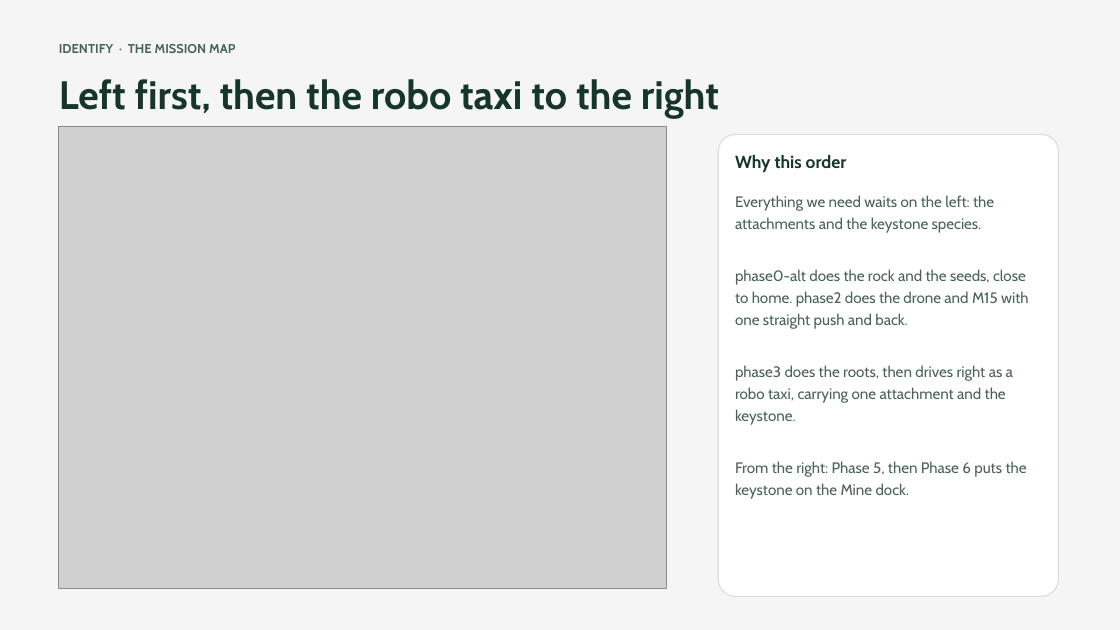
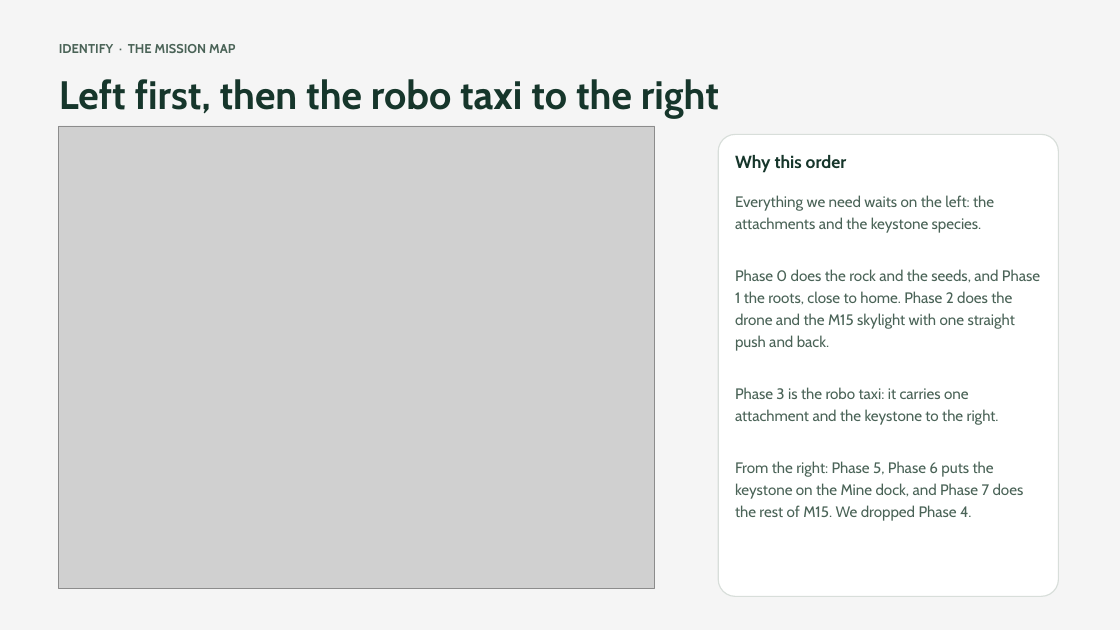
Before and after one commit to amana4/FLL2026, a slide deck: slide 11 of robot-design/exceeds-workshop.pptx. Drawn at 1120x630 pixels with LibreOffice and Linux fonts; fonts in the diff are those of the drawing; grey boxes stand for pictures. Boxes give left, top, right and bottom in pixels: in the first picture for what was removed or moved away, otherwise in the second. Text is boxed around its words. In the diff, an @@ line names an element or a change of style, - is before the commit and + after.

Commit message:
Add Robot Design judging presentation pack
Generate the judging deck, cue cards, and judge-question practice sheet in HTML and PowerPoint. Update the mission plan and diagrams for seven runs, refresh related prep materials, and adjust Phase 7 robot test settings.

```diff
--- a/robot-design/exceeds-workshop.pptx
+++ b/robot-design/exceeds-workshop.pptx
@@ picture: place and size @@
-picture at (59,126,667,588)
+picture at (59,126,655,588)
@@ text at (735,269,1040,520): text changed @@
-phase0-alt does the rock and the seeds, close to home. phase2 does the drone and M15 with one straight push and back.
-phase3 does the roots, then drives right as a robo taxi, carrying one attachment and the keystone.
-From the right: Phase 5, then Phase 6 puts the keystone on the Mine dock.
+Phase 0 does the rock and the seeds, and Phase 1 the roots, close to home. Phase 2 does the drone and the M15 skylight with one straight push and back.
+Phase 3 is the robo taxi: it carries one attachment and the keystone to the right.
+From the right: Phase 5, Phase 6 puts the keystone on the Mine dock, and Phase 7 does the rest of M15. We dropped Phase 4.
```
Also in this commit, not shown: 3 other slides changed, 28 other files.
